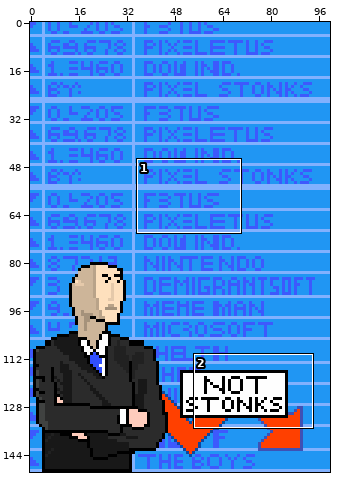
Pixel-art file, stored at animations/stonks/portrait.aseprite. The picture above shows the old version from afar; the outline marks the close-up.
Close-up. First the earlier version:
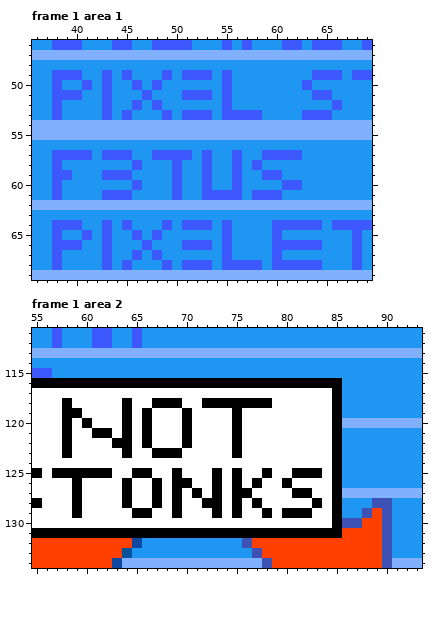
100x150 pixels, 2 frames. Colours within 5 levels of each other are drawn and written as one. Shown: frame 1 area 1: x 36..69, y 46..69; frame 1 area 2: x 55..93, y 111..134.
The same view after the edit:
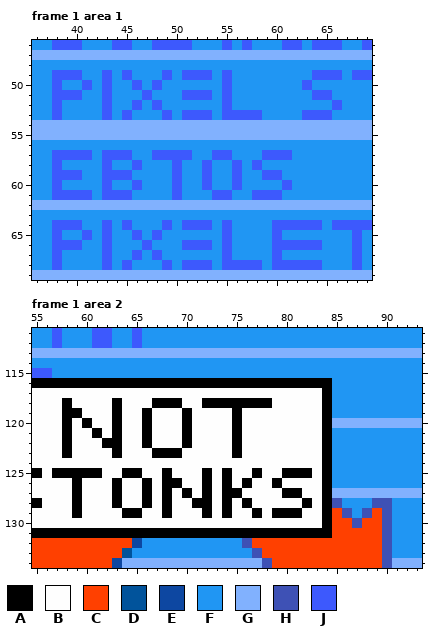
Palette (. is transparent): A #000000  B #fefefe  C #ff4000  D #01539b  E #0d47a1  F #2096f3  G #81b1fe  H #3e51b5  J #3d59fd
From old to new:
--- frame 1 area 1
@@ x 36..69 @@
 56 FFFFFFFFFFFFFFFFFFFFFFFFFFFFFFFFFF
-57 FFJJJJFJJJFFJJJJFJFFJFFJJJJFFFFFFF
-58 FFJFFFFFFFJFFFJFFJFFJFJFFFFFFFFFFF
-59 FFJJFFFJJJFFFFJFFJFFJFFJJFFFFFFFFF
-60 FFJFFFFFFFJFFFJFFJFFJFFFFJJFFFFFFF
-61 FFJFFFFJJJFFFFJFFJJJJFJJJFFFFFFFFF
+57 FFJJJJFJJJFFJJJJFFJJFFFJJJFFFFFFFF
+58 FFJFFFFJFFJFFFJFFJFFJFJFFFFFFFFFFF
+59 FFJJJFFJJJFFFFJFFJFFJFFJJFFFFFFFFF
+60 FFJFFFFJFFJFFFJFFJFFJFFFFJFFFFFFFF
+61 FFJJJJFJJJFFFFJFFFJJFFJJJFFFFFFFFF
 62 GGGGGGGGGGGGGGGGGGGGGGGGGGGGGGGGGG
--- frame 1 area 2
@@ x 55..93 @@
 115 JJFFFFFFFFFFFFFFFFFFFFFFFFFFFFFFFFFFFFF
-116 AAAAAAAAAAAAAAAAAAAAAAAAAAAAAAAFFFFFFFF
-117 BBBBBBBBBBBBBBBBBBBBBBBBBBBBBBAFFFFFFFF
-118 BBBABBBBBABBAAABBAAAAAAABBBBBBAFFFFFFFF
-119 BBBAABBBBABABBBABBBBABBBBBBBBBAFFFFFFFF
-120 BBBABABBBABABBBABBBBABBBBBBBBBAGGGGGGGG
-121 BBBABBAABABABBBABBBBABBBBBBBBBAFFFFFFFF
-122 BBBABBBBAABABBBABBBBABBBBBBBBBAFFFFFFFF
-123 BBBABBBBBABBAAABBBBBABBBBBBBBBAFFFFFFFF
-124 BBBBBBBBBBBBBBBBBBBBBBBBBBBBBBAFFFFFFFF
-125 ABAAAAAABBAABBABBBABABBABBAAABAFFFFFFFF
-126 BBBBABBBBABBABAABBABABABBABBBBAFFFFFFFF
-127 BBBBABBBBABBABABABABAABBBBAABBAGGGGGGGG
-128 ABBBABBBBABBABABBAABABABBBBBABAFFFHHFFF
-129 BBBBABBBBBAABBABBBABABBABAAABBAFFHCHFFF
-130 BBBBBBBBBBBBBBBBBBBBBBBBBBBBBBAHHCCHFFF
-131 AAAAAAAAAAAAAAAAAAAAAAAAAAAAAAACCCCHFFF
+116 AAAAAAAAAAAAAAAAAAAAAAAAAAAAAAFFFFFFFFF
+117 BBBBBBBBBBBBBBBBBBBBBBBBBBBBBAFFFFFFFFF
+118 BBBABBBBABBBAAABBAAAAAAABBBBBAFFFFFFFFF
+119 BBBAABBBABBABBBABBBBABBBBBBBBAFFFFFFFFF
+120 BBBABABBABBABBBABBBBABBBBBBBBAGGGGGGGGG
+121 BBBABBABABBABBBABBBBABBBBBBBBAFFFFFFFFF
+122 BBBABBBAABBABBBABBBBABBBBBBBBAFFFFFFFFF
+123 BBBABBBBABBBAAABBBBBABBBBBBBBAFFFFFFFFF
+124 BBBBBBBBBBBBBBBBBBBBBBBBBBBBBAFFFFFFFFF
+125 ABAAAAABBAABBABBBABABBABBAAABAFFFFFFFFF
+126 BBBBABBBABBABAABBABABABBABBBBAFFFFFFFFF
+127 BBBBABBBABBABABABABAABBBBAABBAGGGGGGGGG
+128 ABBBABBBABBABABBAABABABBBBBABAHFFFHHFFF
+129 BBBBABBBBAABBABBBABABBABAAABBACHFHCHFFF
+130 BBBBBBBBBBBBBBBBBBBBBBBBBBBBBACCHCCHFFF
+131 AAAAAAAAAAAAAAAAAAAAAAAAAAAAAACCCCCHFFF
 132 CCCCCCCCCCEFFFFFFFFFFHCCCCCCCCCCCCCHFFF
Boxes around the changes in both close-ups, in picture pixels (x1, y1, x2, y2):
changed: (202, 150, 242, 160)
changed: (292, 150, 302, 190)
changed: (62, 160, 112, 200)
changed: (202, 190, 242, 200)
changed: (102, 378, 352, 538)
